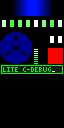
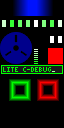
Layer changes from the first w=64, h=128 image to the second:
painted on "Hintergrund", unmasked it over [9, 79, 59, 101]
